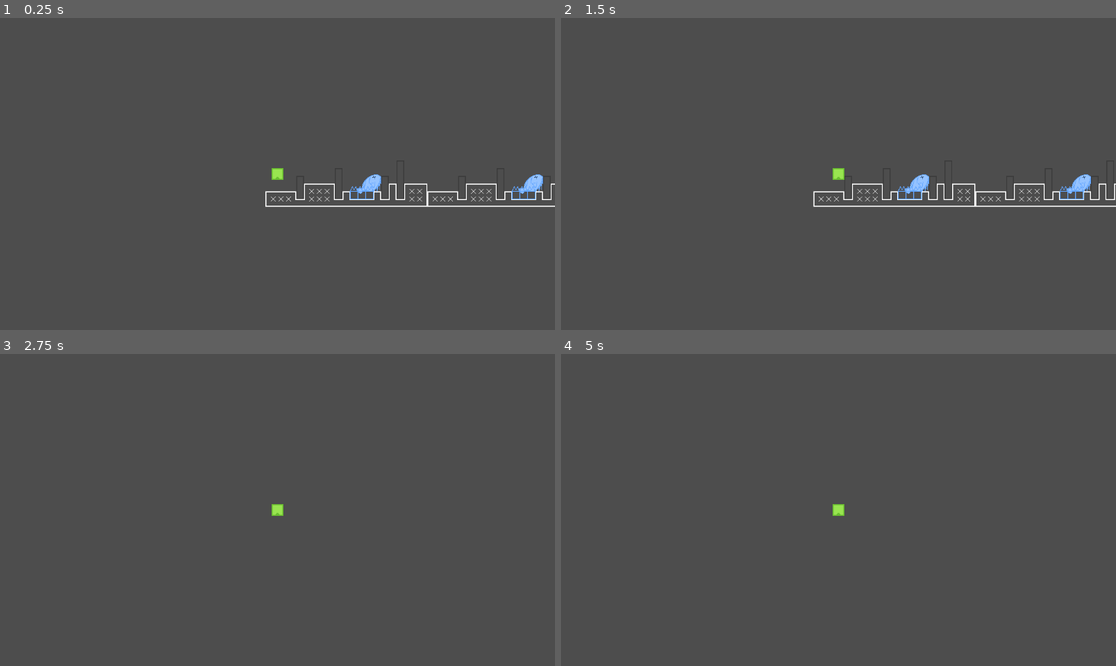
Above: before the commit, frames 1-4 (two rows, left to right).
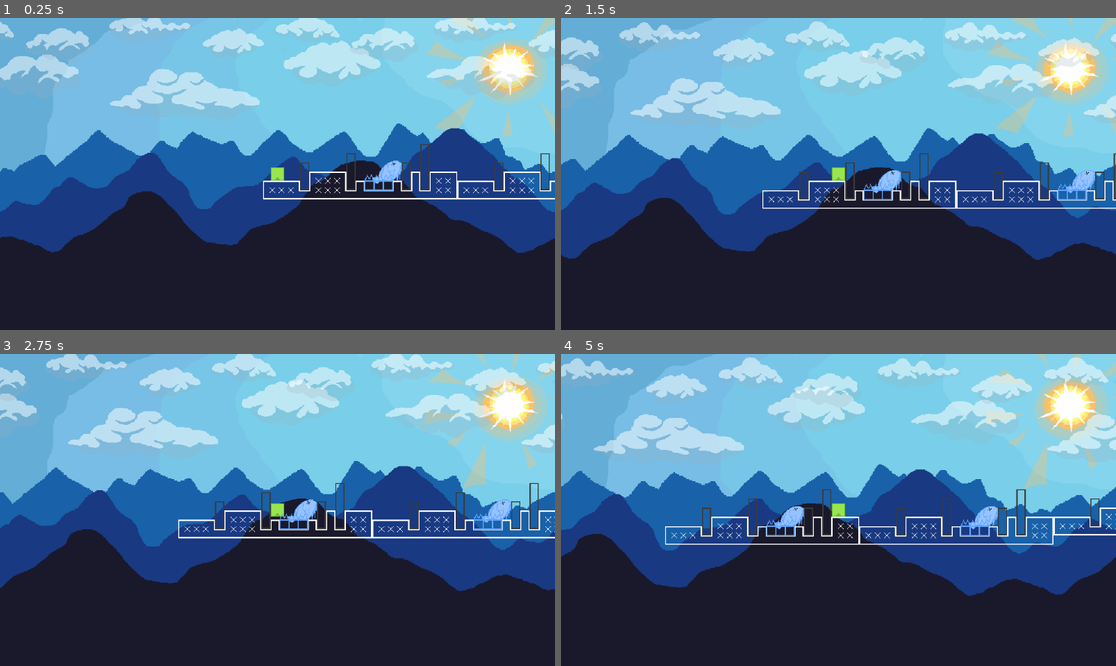
Above: after the commit, the same moments.

Repository: Lazaros-K/Mountain-game
Game: Godot game, scene res://common/parallax_background/parallax_test_level.tscn
Same seed, same stepped clock (60 frames per second), same inputs: the game is played once before the commit and once after it. Before the commit the project starts from res://world_map/tests/test_level.tscn.
Inputs:
- Up to frame 1 (0.25 s): no input
- Up to frame 2 (1.5 s): hold D (right) from 0.53 s (still down); tap Space (jump) at 0.77 s
- Up to frame 3 (2.75 s): tap Space (jump) at 1.52 s; release D (right) at 2.03 s; hold A (left) from 2.03 s (still down)
- Up to frame 4 (5 s): release A (left) at 2.78 s; hold D (right) 2.78-4.28 s; tap Space (jump) at 3.02, 3.77, 4.52 s; hold A (left) from 4.28 s (still down)

The runs differ from the first frame. In frame 1, 100% of the frame differs, in the area x 0-100%, y 0-100%; in frame 2, 100%; in frame 3, 100%; in frame 4, 100%.

Commit message:
Parallax added
Parallax background added and configured. A line of script was also added in the level controller to find the sun in the player and play the animation

Diff:
--- /dev/null
+++ b/common/parallax_background/parallax_test_level.tscn
@@ -0,0 +1,120 @@
+[gd_scene format=3 uid="uid://680ldnqn8idn"]
+
+[ext_resource type="Script" uid="uid://kkby3fw218b1" path="res://world_map/tests/test_level_controller.gd" id="1_fv3qb"]
+[ext_resource type="Script" uid="uid://dwkfuqcdddpuk" path="res://world_map/level_system/level_generation/MapGenerator.gd" id="2_8xwl7"]
+[ext_resource type="PackedScene" uid="uid://db0p1cksthptd" path="res://world_map/map_fragmentation/map_fragments/snow1.tscn" id="3_lg8sm"]
+[ext_resource type="PackedScene" uid="uid://bjswl1om24gp" path="res://world_map/map_fragmentation/map_fragments/snow2.tscn" id="4_7ft26"]
+[ext_resource type="PackedScene" uid="uid://p4uoycqrks1u" path="res://characters/test_character_2/charcter.tscn" id="5_5jn2k"]
+[ext_resource type="Texture2D" uid="uid://ealtuxjs46h5" path="res://common/parallax_background/assets/background_sky.png" id="6_6i6iu"]
+[ext_resource type="Texture2D" uid="uid://d2mm0nde2mx3m" path="res://common/parallax_background/assets/background_bmountains.png" id="6_bs0si"]
+[ext_resource type="Texture2D" uid="uid://cbvolb65mtiic" path="res://common/parallax_background/assets/background_sun1.png" id="7_21x8f"]
+[ext_resource type="Texture2D" uid="uid://dr7p0q7ksb1ic" path="res://common/parallax_background/assets/background_mmountains.png" id="7_sa5fb"]
+[ext_resource type="Texture2D" uid="uid://c8jdxs1pasgua" path="res://common/parallax_background/assets/background_sun2.png" id="8_ivy5g"]
+[ext_resource type="Texture2D" uid="uid://c56fomxyeb0pj" path="res://common/parallax_background/assets/background_smountains.png" id="8_sa5fb"]
+[ext_resource type="Texture2D" uid="uid://d5apukdpbj3n" path="res://common/parallax_background/assets/background_bclouds.png" id="9_1ghq3"]
+[ext_resource type="Texture2D" uid="uid://daq3t3j7vgm2h" path="res://common/parallax_background/assets/background_sclouds.png" id="10_64bt5"]
+
+[sub_resource type="SpriteFrames" id="SpriteFrames_dmft3"]
+animations = [{
+"frames": [{
+"duration": 2.0,
+"texture": ExtResource("7_21x8f")
+}, {
+"duration": 2.0,
+"texture": ExtResource("8_ivy5g")
+}],
+"loop": true,
+"name": &"default",
+"speed": 2.0
+}]
+
+[node name="TestLevel" type="Node2D" unique_id=1529079746]
+script = ExtResource("1_fv3qb")
+
+[node name="MapGenerator" type="Node2D" parent="." unique_id=1589187120]
+position = Vector2(336, -48)
+script = ExtResource("2_8xwl7")
+fragments = Array[PackedScene]([ExtResource("3_lg8sm"), ExtResource("4_7ft26")])
+use_custom_seed = true
+metadata/_custom_type_script = "uid://dwkfuqcdddpuk"
+
+[node name="snow1" parent="." unique_id=2053287255 instance=ExtResource("3_lg8sm")]
+
+[node name="test_character" parent="." unique_id=109764833 instance=ExtResource("5_5jn2k")]
+position = Vector2(25, -68)
+speed = 400.0
+
+[node name="Camera2D" type="Camera2D" parent="test_character" unique_id=1065869612]
+zoom = Vector2(1.2, 1.2)
+
+[node name="Background_Sky" type="Sprite2D" parent="test_character" unique_id=900543712]
+z_index = -8
+texture = ExtResource("6_6i6iu")
+
+[node name="sun" type="AnimatedSprite2D" parent="test_character" unique_id=1257777098]
+z_index = -5
+position = Vector2(404, -171.99998)
+scale = Vector2(0.9812501, 0.93125)
+sprite_frames = SubResource("SpriteFrames_dmft3")
+frame_progress = 0.38912952
+
+[node name="Mountain_1" type="Parallax2D" parent="." unique_id=1723814867]
+z_index = -1
+scroll_scale = Vector2(0.7, 0.7)
+scroll_offset = Vector2(0, 100)
+repeat_size = Vector2(960, 0)
+repeat_times = 3
+
+[node name="Sprite2D" type="Sprite2D" parent="Mountain_1" unique_id=1106112380]
+position = Vector2(-75, -1)
+scale = Vector2(1.0093751, 1.2412037)
+texture = ExtResource("6_bs0si")
+
+[node name="Mountain_2" type="Parallax2D" parent="." unique_id=40404394]
+z_index = -2
+scroll_scale = Vector2(0.6, 0.6)
+scroll_offset = Vector2(0, 150)
+repeat_size = Vector2(960, 0)
+repeat_times = 3
+
+[node name="Sprite2D" type="Sprite2D" parent="Mountain_2" unique_id=1319127619]
+position = Vector2(-68, 104.02778)
+scale = Vector2(1.4192679, 1.3692129)
+texture = ExtResource("7_sa5fb")
+
+[node name="Mountain_3" type="Parallax2D" parent="." unique_id=1861754715]
+z_index = -3
+scroll_scale = Vector2(0.5, 0.5)
+scroll_offset = Vector2(0, 180)
+repeat_size = Vector2(960, 0)
+repeat_times = 3
+
+[node name="Sprite2D" type="Sprite2D" parent="Mountain_3" unique_id=1916972662]
+position = Vector2(-64, 22.999996)
+scale = Vector2(1.5977688, 1.9933777)
+texture = ExtResource("8_sa5fb")
+
+[node name="Clouds_1" type="Parallax2D" parent="." unique_id=952181103]
+z_index = -3
+scroll_offset = Vector2(0, 140)
+repeat_size = Vector2(784, 0)
+autoscroll = Vector2(30, 0)
+repeat_times = 4
+ignore_camera_scroll = true
+
+[node name="Sprite2D" type="Sprite2D" parent="Clouds_1" unique_id=2098031146]
+self_modulate = Color(1, 1, 1, 0.62352943)
+position = Vector2(755, -346)
+texture = ExtResource("9_1ghq3")
+
+[node name="Clouds_2" type="Parallax2D" parent="." unique_id=710214129]
+z_index = -3
+scroll_offset = Vector2(0, 120)
+repeat_size = Vector2(563, 0)
+autoscroll = Vector2(15, 0)
+repeat_times = 4
+
+[node name="Sprite2D" type="Sprite2D" parent="Clouds_2" unique_id=1141189235]
+self_modulate = Color(1, 1, 1, 0.62352943)
+position = Vector2(227, -401)
+texture = ExtResource("10_64bt5")
--- a/project.godot
+++ b/project.godot
@@ -11,7 +11,7 @@
 [application]
 
 config/name="Mountain-game"
-run/main_scene="uid://d2sn2mxe1y3el"
+run/main_scene="uid://680ldnqn8idn"
 config/features=PackedStringArray("4.6", "Forward Plus")
 config/icon="res://icon.svg"
 
--- a/world_map/tests/test_level_controller.gd
+++ b/world_map/tests/test_level_controller.gd
@@ -3,7 +3,9 @@
 @onready var player_character: CharacterBody2D = $test_character
 @onready var map_generator: MapGenerator = $MapGenerator
 @onready var start_fragment: MapFragment = $snow1
+@onready var sun_anim: AnimatedSprite2D = player_character.get_node_or_null("sun") as AnimatedSprite2D
 
 func _ready() -> void:
 	@warning_ignore("unsafe_method_access") # it is not unsafe...
 	player_character.c_setup_character(map_generator,start_fragment)
+	sun_anim.play()
Binary file added: common/parallax_background/assets/background_bclouds.png
Not shown, added: common/parallax_background/assets/background_bclouds.png.import
Binary file added: common/parallax_background/assets/background_bmountains.png
Not shown, added: common/parallax_background/assets/background_bmountains.png.import
Binary file added: common/parallax_background/assets/background_mmountains.png
Not shown, added: common/parallax_background/assets/background_mmountains.png.import
Binary file added: common/parallax_background/assets/background_sclouds.png
Not shown, added: common/parallax_background/assets/background_sclouds.png.import
Binary file added: common/parallax_background/assets/background_sky.png
Not shown, added: common/parallax_background/assets/background_sky.png.import
Binary file added: common/parallax_background/assets/background_smountains.png
Not shown, added: common/parallax_background/assets/background_smountains.png.import
(and 4 more such lines)
